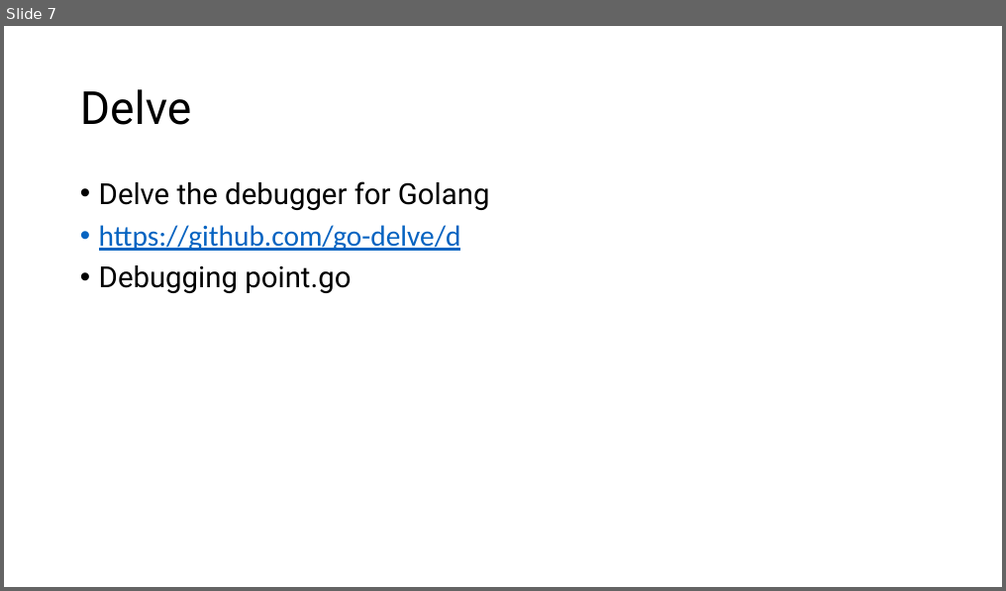
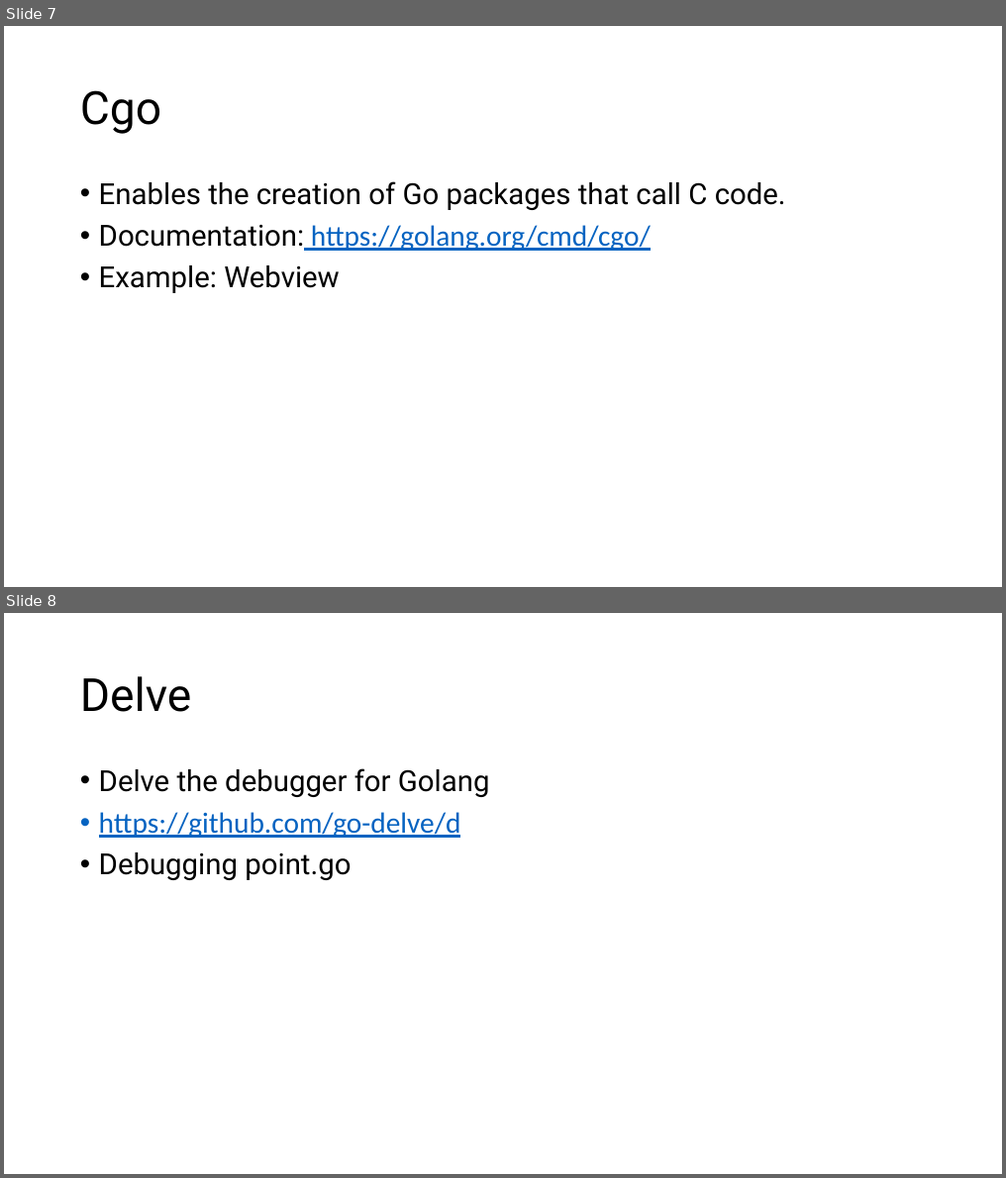
Before and after one commit to AlnaberA/golang_tutorial_projects, a slide deck: assets/powerpoints/golang2.pptx. Shown one above the other, each under a label of ours: slide 7 before the commit, slides 7 and 8 after it. The pictures are 1006x591 and 1006x1178 pixels, drawn with LibreOffice and Linux fonts; fonts in the diff are those of the drawing. Boxes give left, top, right and bottom in pixels: in the first picture for what was removed or moved away, otherwise in the second. Text is boxed around its words. In the diff, an @@ line names an element or a change of style, - is before the commit and + after.

```diff
--- a/assets/powerpoints/golang2.pptx
+++ b/assets/powerpoints/golang2.pptx
@@ slide 7 added at <box>4,26,1002,587</box>, background #FFFFFF @@
@@ title added at <box>80,90,161,134</box>, 44 pt, text #000000 @@
+Cgo
@@ text added at <box>99,181,786,293</box>, 28 pt, text #000000 @@
+• Enables the creation of Go packages that call C code.
+• Documentation: https://golang.org/cmd/cgo/
+• Example: Webview
@@ what was slide 7 is now slide 8 @@
```
Also in this commit, not shown: 3 slides changed, 1 slide removed.
